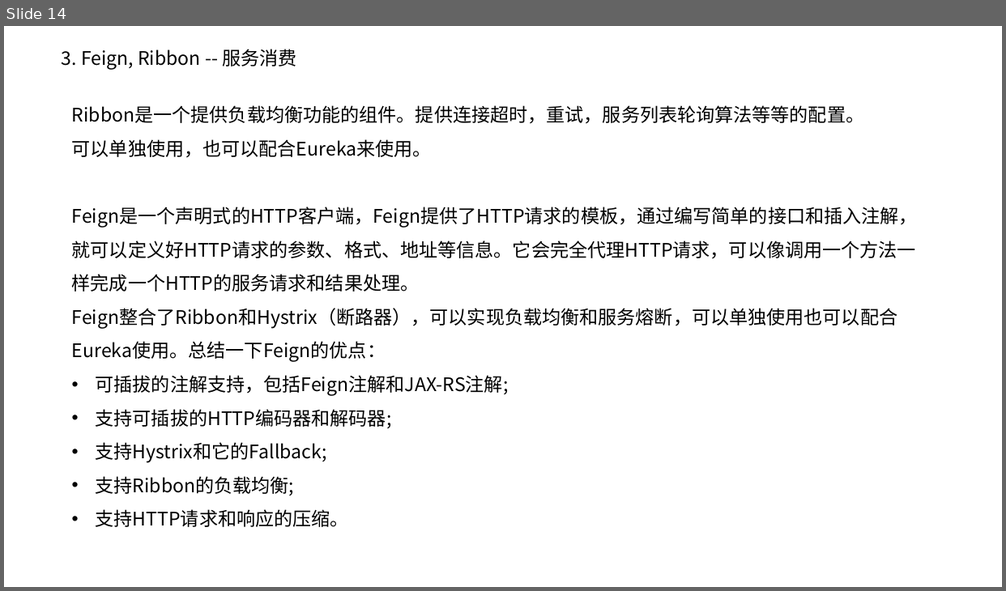
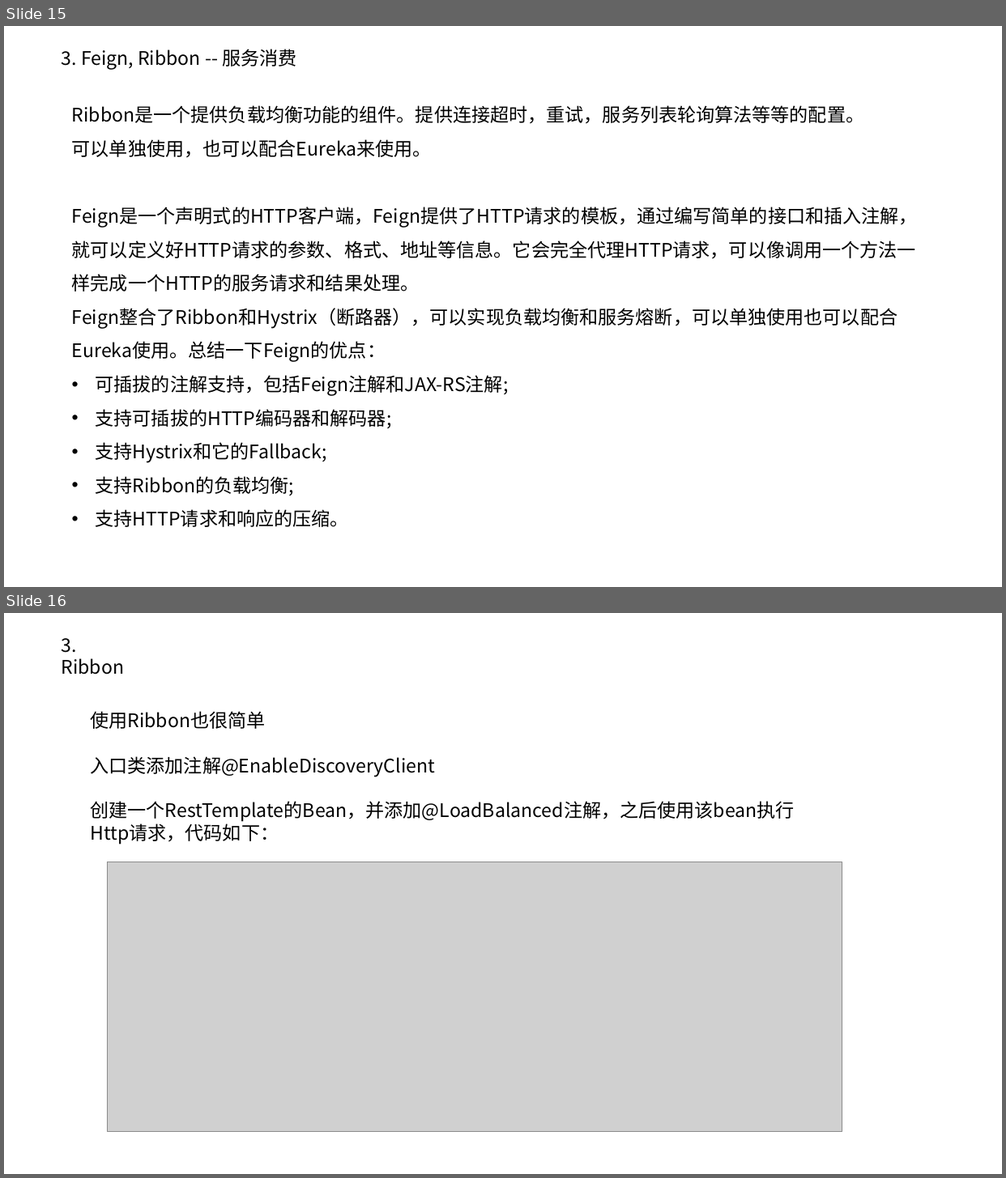
Before and after one commit to pd269hao/demo, a slide deck: doc/技术分享-SpringCloud-20190708.pptx. Shown one above the other, each under a label of ours: slide 14 before the commit, slides 15 and 16 after it. The pictures are 1006x591 and 1006x1178 pixels, drawn with LibreOffice and Linux fonts; fonts in the diff are those of the drawing; grey boxes stand for pictures; background and template pictures are left out. Boxes give left, top, right and bottom in pixels: in the first picture for what was removed or moved away, otherwise in the second. Text is boxed around its words. In the diff, an @@ line names an element or a change of style, - is before the commit and + after.

```diff
--- a/doc/技术分享-SpringCloud-20190708.pptx
+++ b/doc/技术分享-SpringCloud-20190708.pptx
@@ slide 16 added at <box>4,613,1002,1174</box>, background #FFFFFF @@
@@ text added at <box>62,638,125,675</box>, 18 pt, text #000000 @@
+3. Ribbon
@@ text added at <box>90,711,795,845</box>, 18 pt, text #000000 @@
+使用Ribbon也很简单
+入口类添加注解@EnableDiscoveryClient
+创建一个RestTemplate的Bean，并添加@LoadBalanced注解，之后使用该bean执行Http请求，代码如下：
@@ picture added at <box>108,862,842,1131</box> @@
@@ what was slide 14 is now slide 15 @@
```
Also in this commit, not shown: 1 slide changed, 3 other slides added, 4 slides removed, 1 other file.
